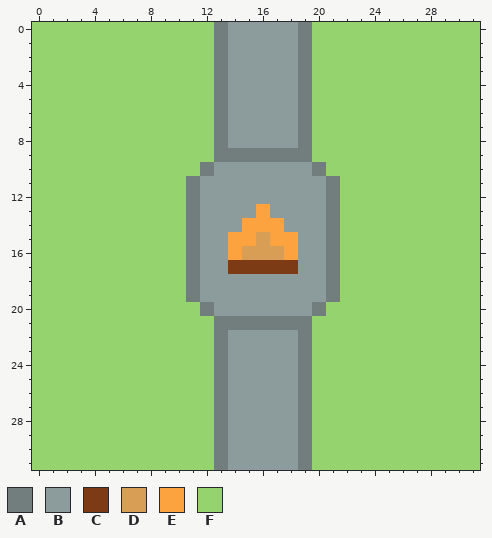
Edited in one commit: pixel-art sprite (assets/map_types/vertical wall.png). Above: the version before the commit.
The file is 64x64 pixels, drawn in blocks of 2x2; one block is one cell here.
Palette (. is transparent): A #727e7e  B #8c9c9c  C #7c3b14  D #d89e55  E #fca23f  F #94d36e
Pixels before, first column x 0:
 0 FFFFFFFFFFFFFABBBBBAFFFFFFFFFFFF
 1 FFFFFFFFFFFFFABBBBBAFFFFFFFFFFFF
 2 FFFFFFFFFFFFFABBBBBAFFFFFFFFFFFF
 3 FFFFFFFFFFFFFABBBBBAFFFFFFFFFFFF
 4 FFFFFFFFFFFFFABBBBBAFFFFFFFFFFFF
 5 FFFFFFFFFFFFFABBBBBAFFFFFFFFFFFF
 6 FFFFFFFFFFFFFABBBBBAFFFFFFFFFFFF
 7 FFFFFFFFFFFFFABBBBBAFFFFFFFFFFFF
 8 FFFFFFFFFFFFFABBBBBAFFFFFFFFFFFF
 9 FFFFFFFFFFFFFAAAAAAAFFFFFFFFFFFF
10 FFFFFFFFFFFFABBBBBBBAFFFFFFFFFFF
11 FFFFFFFFFFFABBBBBBBBBAFFFFFFFFFF
12 FFFFFFFFFFFABBBBBBBBBAFFFFFFFFFF
13 FFFFFFFFFFFABBBBEBBBBAFFFFFFFFFF
14 FFFFFFFFFFFABBBEEEBBBAFFFFFFFFFF
15 FFFFFFFFFFFABBEEDEEBBAFFFFFFFFFF
16 FFFFFFFFFFFABBEDDDEBBAFFFFFFFFFF
17 FFFFFFFFFFFABBCCCCCBBAFFFFFFFFFF
18 FFFFFFFFFFFABBBBBBBBBAFFFFFFFFFF
19 FFFFFFFFFFFABBBBBBBBBAFFFFFFFFFF
20 FFFFFFFFFFFFABBBBBBBAFFFFFFFFFFF
21 FFFFFFFFFFFFFAAAAAAAFFFFFFFFFFFF
22 FFFFFFFFFFFFFABBBBBAFFFFFFFFFFFF
23 FFFFFFFFFFFFFABBBBBAFFFFFFFFFFFF
24 FFFFFFFFFFFFFABBBBBAFFFFFFFFFFFF
25 FFFFFFFFFFFFFABBBBBAFFFFFFFFFFFF
26 FFFFFFFFFFFFFABBBBBAFFFFFFFFFFFF
27 FFFFFFFFFFFFFABBBBBAFFFFFFFFFFFF
28 FFFFFFFFFFFFFABBBBBAFFFFFFFFFFFF
29 FFFFFFFFFFFFFABBBBBAFFFFFFFFFFFF
30 FFFFFFFFFFFFFABBBBBAFFFFFFFFFFFF
31 FFFFFFFFFFFFFABBBBBAFFFFFFFFFFFF
New version:
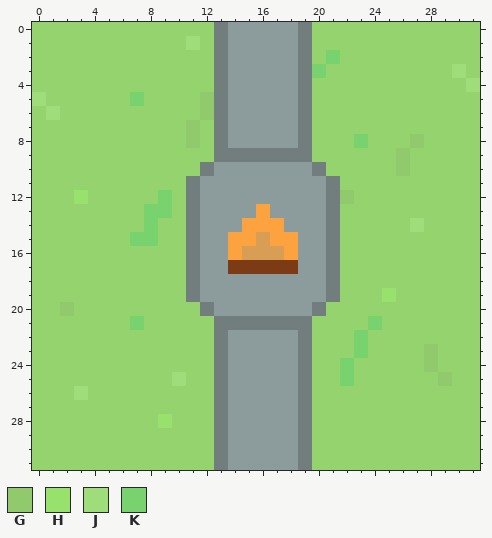
Colours new in this view: G #90ca6d  H #98e16c  J #9fdd7a  K #78d36e
From old to new:
{"y":1,"x":11,"old":"F","new":"J"}
{"y":2,"x":21,"old":"F","new":"K"}
{"y":3,"x":20,"old":"F","new":"K"}
{"y":3,"x":30,"old":"F","new":"J"}
{"y":4,"x":31,"old":"F","new":"J"}
{"y":5,"x":0,"old":"F","new":"J"}
{"y":5,"x":7,"old":"F","new":"K"}
{"y":5,"x":12,"old":"F","new":"G"}
{"y":6,"x":1,"old":"F","new":"J"}
{"y":6,"x":12,"old":"F","new":"G"}
{"y":7,"x":11,"old":"F","new":"G"}
{"y":8,"x":11,"old":"F","new":"G"}
{"y":8,"x":23,"old":"F","new":"K"}
{"y":8,"x":27,"old":"F","new":"G"}
{"y":9,"x":26,"old":"F","new":"G"}
{"y":10,"x":26,"old":"F","new":"G"}
{"y":12,"x":3,"old":"F","new":"H"}
{"y":12,"x":9,"old":"F","new":"K"}
{"y":12,"x":22,"old":"F","new":"G"}
{"y":13,"x":8,"old":"FF","new":"KK"}
{"y":14,"x":8,"old":"F","new":"K"}
{"y":14,"x":27,"old":"F","new":"J"}
{"y":15,"x":7,"old":"FF","new":"KK"}
{"y":19,"x":25,"old":"F","new":"H"}
{"y":20,"x":2,"old":"F","new":"G"}
{"y":21,"x":7,"old":"F","new":"K"}
{"y":21,"x":24,"old":"F","new":"K"}
{"y":22,"x":23,"old":"F","new":"K"}
{"y":23,"x":23,"old":"F","new":"K"}
{"y":23,"x":28,"old":"F","new":"G"}
{"y":24,"x":22,"old":"F","new":"K"}
{"y":24,"x":28,"old":"F","new":"G"}
{"y":25,"x":10,"old":"F","new":"J"}
{"y":25,"x":22,"old":"F","new":"K"}
{"y":25,"x":29,"old":"F","new":"G"}
{"y":26,"x":3,"old":"F","new":"J"}
{"y":28,"x":9,"old":"F","new":"H"}
{"label":"changed","picture_box":[130,36,214,148]}
{"label":"changed","picture_box":[312,50,480,232]}
{"label":"changed","picture_box":[32,92,60,120]}
{"label":"changed","picture_box":[74,190,172,246]}
{"label":"changed","picture_box":[340,288,452,386]}
{"label":"changed","picture_box":[60,302,74,316]}
{"label":"changed","picture_box":[74,316,186,428]}
